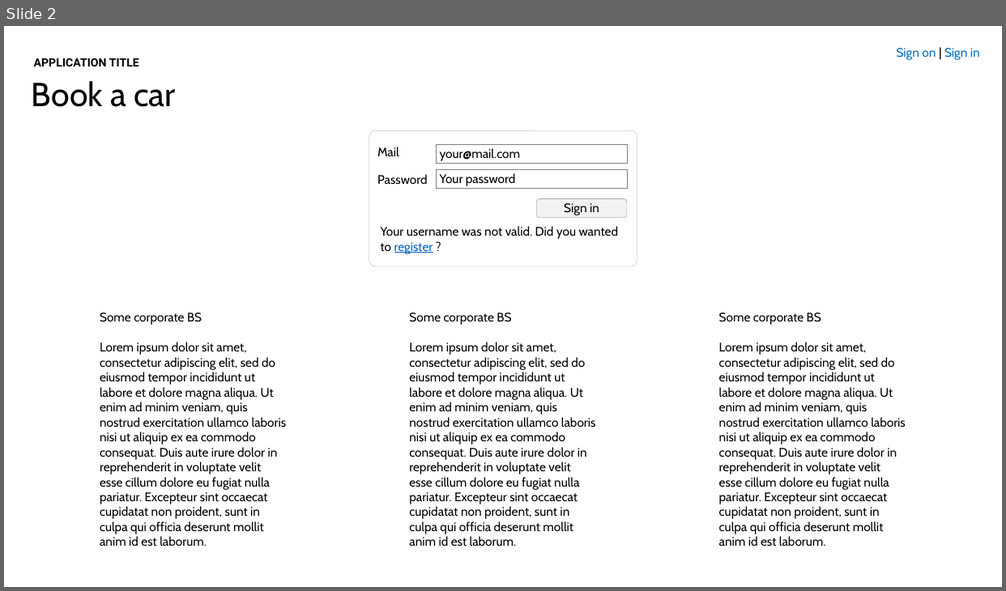
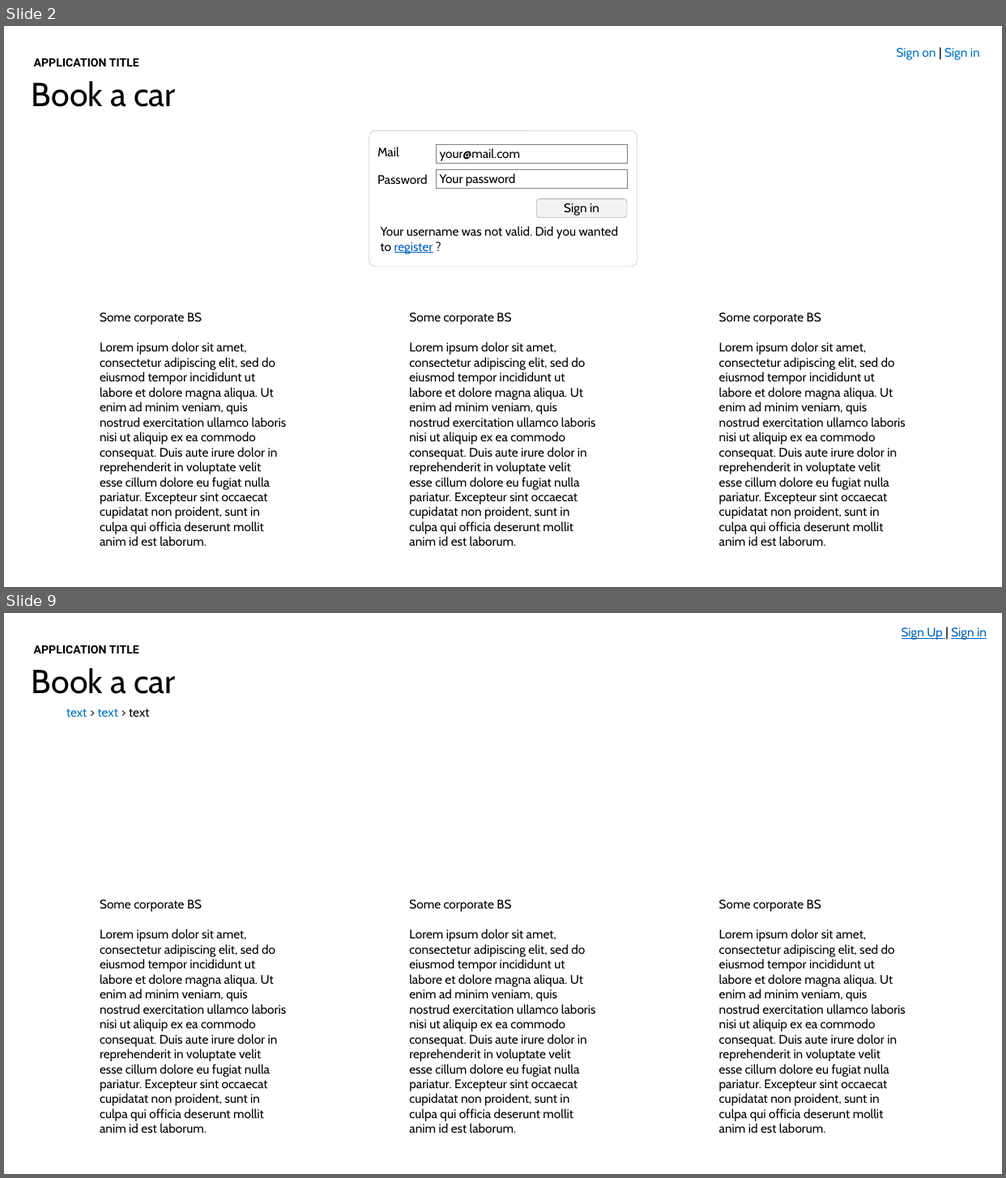
Before and after one commit to jcchalte/PresentationsCCI, a slide deck: Mockup/Examples/PowerpointStoryboarding.pptx. Shown one above the other, each under a label of ours: slide 2 before the commit, slides 2 and 9 after it; the slides between them are not shown. The pictures are 1006x591 and 1006x1178 pixels, drawn with LibreOffice and Linux fonts; fonts in the diff are those of the drawing. Boxes give left, top, right and bottom in pixels: in the first picture for what was removed or moved away, otherwise in the second. Text is boxed around its words. In the diff, an @@ line names an element or a change of style, - is before the commit and + after.

```diff
--- a/Mockup/Examples/PowerpointStoryboarding.pptx
+++ b/Mockup/Examples/PowerpointStoryboarding.pptx
@@ slide 9 added at [4, 613, 1002, 1174], background #FFFFFF @@
@@ text added at [901, 628, 987, 640], 12 pt, text #0563C1, underline @@
+Sign Up | Sign in
@@ text added at [34, 645, 139, 653], 11 pt, text #000000, bold @@
+APPLICATION TITLE
@@ text added at [32, 668, 176, 694], 32 pt, text #000000 @@
+Book a car
@@ text added at [66, 709, 149, 717], 12 pt, text #0070C0 @@
+text > text > text
@@ text added at [100, 900, 287, 1133], 12 pt, text #000000 @@
+Some corporate BS
+Lorem ipsum dolor sit amet, consectetur adipiscing elit, sed do eiusmod tempor incididunt ut labore et dolore magna aliqua. Ut enim ad minim veniam, quis nostrud exercitation ullamco laboris nisi ut aliquip ex ea commodo consequat. Duis aute irure dolor in reprehenderit in voluptate velit esse cillum dolore eu fugiat nulla pariatur. Excepteur sint occaecat cupidatat non proident, sunt in culpa qui officia deserunt mollit anim id est laborum.
@@ text added at [409, 900, 596, 1133], 12 pt, text #000000 @@
+Some corporate BS
+Lorem ipsum dolor sit amet, consectetur adipiscing elit, sed do eiusmod tempor incididunt ut labore et dolore magna aliqua. Ut enim ad minim veniam, quis nostrud exercitation ullamco laboris nisi ut aliquip ex ea commodo consequat. Duis aute irure dolor in reprehenderit in voluptate velit esse cillum dolore eu fugiat nulla pariatur. Excepteur sint occaecat cupidatat non proident, sunt in culpa qui officia deserunt mollit anim id est laborum.
@@ text added at [719, 900, 906, 1133], 12 pt, text #000000 @@
+Some corporate BS
+Lorem ipsum dolor sit amet, consectetur adipiscing elit, sed do eiusmod tempor incididunt ut labore et dolore magna aliqua. Ut enim ad minim veniam, quis nostrud exercitation ullamco laboris nisi ut aliquip ex ea commodo consequat. Duis aute irure dolor in reprehenderit in voluptate velit esse cillum dolore eu fugiat nulla pariatur. Excepteur sint occaecat cupidatat non proident, sunt in culpa qui officia deserunt mollit anim id est laborum.
```
Also in this commit, not shown: 3 slides changed, 1 other slide added, 1 other file.
